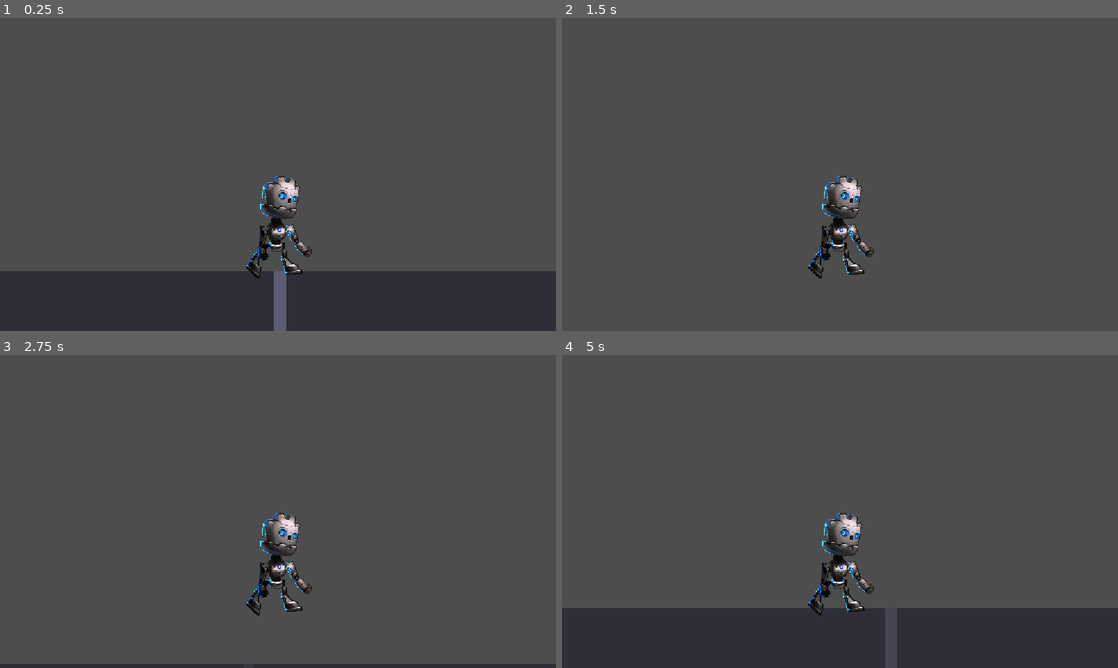
Above: before the commit, frames 1-4 (two rows, left to right).
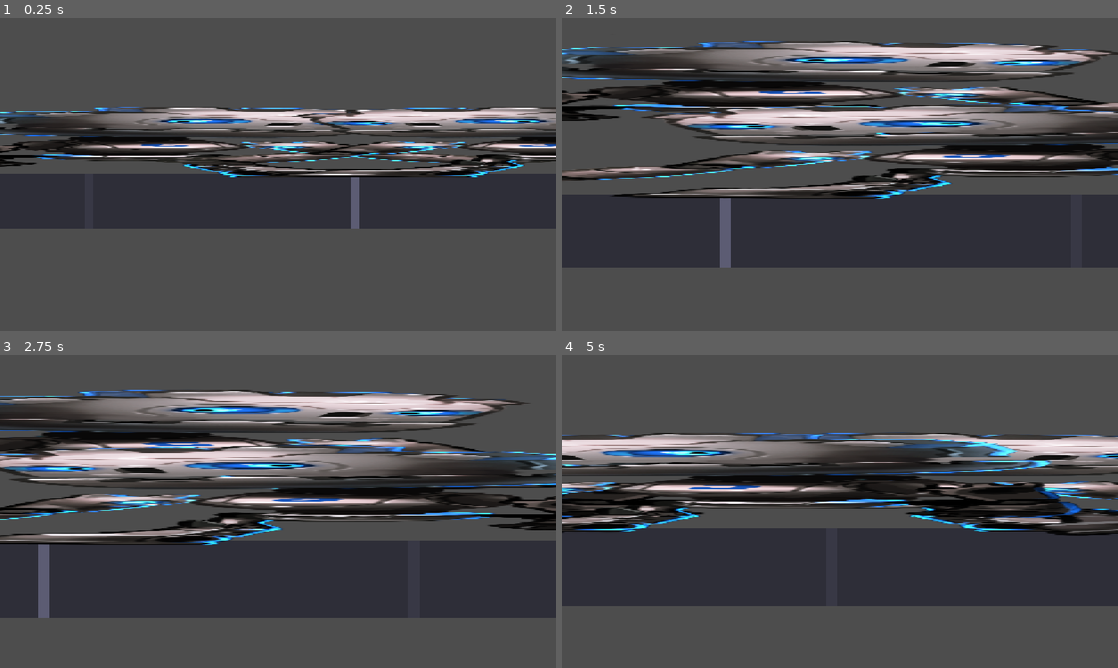
Above: after the commit, the same moments.

Repository: sausalito-labs/one-arcade
Game: Godot game, scene res://scenes/main_arena_2d.tscn
The game is run twice, just before and just after one commit, with the same random seed, the same clock (stepped at 60 frames per second) and the same inputs.
Inputs:
- Up to frame 1 (0.25 s): no input
- Up to frame 2 (1.5 s): hold D (move_right) from 0.53 s (still down); tap J (jab) at 0.6 s; tap Space (jump) at 0.77, 0.8, 1.07, 1.35 s
- Up to frame 3 (2.75 s): tap Space (jump) at 1.52, 1.82, 2.3 s; tap J (jab) at 1.55, 2.1 s; release D (move_right) at 2.03 s; hold A (move_left) from 2.03 s (still down)
- Up to frame 4 (5 s): release A (move_left) at 2.78 s; hold D (move_right) 2.78-4.28 s; tap Shift (walk) at 2.85 s; tap Space (jump) at 3.02, 3.32, 3.77, 3.8, 4.07, 4.35, 4.52, 4.82 s; tap J (jab) at 3.05, 3.6, 4.55 s; hold A (move_left) from 4.28 s (still down)

The runs differ from the first frame. In frame 1, 51% of the frame differs, in the area x 0-100%, y 28-100%; in frame 2, 51%; in frame 3, 55%; in frame 4, 65%, in the area x 0-100%, y 24-100%.

Commit message:
feat: set the stage with a second fighter and a framing camera
- Add reusable fighter controllable/facing flags to player.gd; a disabled
  fighter (P2) stands idle and can be driven later by player 2 or AI.
- P2 instanced in the arena at (+150,500) facing left; P1 faces right.
- New fight_camera.gd centered between both fighters with auto-zoom so both
  stay framed, clamped to ring bounds.
- Add ring walls (left/right) so fighters can't leave the stage.
- Remove the per-fighter Camera2D and the old test_robot_camera script; the
  arena now owns a single framing camera.

Diff:
--- a/player_robot/player.gd
+++ b/player_robot/player.gd
@@ -18,11 +18,19 @@
 ## Maximum speed at which the player can fall.
 const TERMINAL_VELOCITY = 400
 
+## Whether this fighter reads player input. Disabled fighters (e.g. P2 as a
+## placeholder/AI) just stand still.
+@export var controllable := true
+## -1 faces left (mirrored sprite), 1 faces right. The animation data is authored
+## for a right-facing rig; mirroring the Sprite2D flips it cleanly.
+@export var facing := 1
+
 var falling_slow: bool = false
 var falling_fast: bool = false
 var no_move_horizontal_time := 0.0
 
 func _ready() -> void:
+	$Sprite2D.scale.x = facing
 	# Work around Godot 4.3 bug #96553: the default (empty name) animation
 	# library can fail to load due to a String/StringName hash mismatch.
 	# Load the library with an explicit name so it survives export.
@@ -33,17 +41,20 @@
 
 func _physics_process(delta: float) -> void:
 	var is_jumping: bool = false
-	if Input.is_action_just_pressed(&"jump"):
-		is_jumping = try_jump()
-	elif Input.is_action_just_released(&"jump") and velocity.y < 0.0:
-		# The player let go of jump early, reduce vertical momentum.
-		velocity.y *= 0.6
-	if Input.is_action_just_pressed(&"jab"):
-		$AnimationTree["parameters/jab/request"] = AnimationNodeOneShot.ONE_SHOT_REQUEST_FIRE
+	if controllable:
+		if Input.is_action_just_pressed(&"jump"):
+			is_jumping = try_jump()
+		elif Input.is_action_just_released(&"jump") and velocity.y < 0.0:
+			# The player let go of jump early, reduce vertical momentum.
+			velocity.y *= 0.6
+		if Input.is_action_just_pressed(&"jab"):
+			$AnimationTree["parameters/jab/request"] = AnimationNodeOneShot.ONE_SHOT_REQUEST_FIRE
 	# Fall.
 	velocity.y = minf(TERMINAL_VELOCITY, velocity.y + get_gravity().y * delta)
 
-	var direction := Input.get_axis(&"move_left", &"move_right") * WALK_SPEED
+	var direction := 0.0
+	if controllable:
+		direction = Input.get_axis(&"move_left", &"move_right") * WALK_SPEED
 	velocity.x = move_toward(velocity.x, direction, ACCELERATION_SPEED * delta)
 
 	if no_move_horizontal_time > 0.0:
--- a/player_robot/player.tscn
+++ b/player_robot/player.tscn
@@ -354,12 +354,3 @@
 [node name="CollisionShape2D" type="CollisionShape2D" parent="." unique_id=421938338]
 position = Vector2(0.776211, -16.4722)
 shape = SubResource("24")
-
-[node name="Camera2D" type="Camera2D" parent="." unique_id=1733242303]
-position = Vector2(0, -32)
-zoom = Vector2(4, 4)
-process_callback = 0
-limit_left = -600
-limit_top = -598
-limit_right = 596
-limit_bottom = 423
--- a/scenes/main_arena_2d.tscn
+++ b/scenes/main_arena_2d.tscn
@@ -1,10 +1,13 @@
-[gd_scene load_steps=4 format=3 uid="uid://bojsw5qbn3xfr"]
+[gd_scene load_steps=7 format=3 uid="uid://bojsw5qbn3xfr"]
 
 [ext_resource type="PackedScene" uid="uid://c8av6e2xj4of2" path="res://player_robot/player.tscn" id="1_u3vbg"]
-[ext_resource type="Script" path="res://src/test_robot_camera.gd" id="2_1q2w3"]
+[ext_resource type="Script" path="res://src/fight_camera.gd" id="2_fight"]
 
 [sub_resource type="RectangleShape2D" id="RectangleShape2D_pwk2c"]
 size = Vector2(4000, 40)
+
+[sub_resource type="RectangleShape2D" id="RectangleShape2D_wall"]
+size = Vector2(24, 240)
 
 [node name="TestRobot" type="Node2D"]
 
@@ -23,6 +26,36 @@
 offset_bottom = 540.0
 color = Color(0.18, 0.18, 0.22, 1)
 
+[node name="WallLeft" type="StaticBody2D" parent="."]
+collision_layer = 4
+position = Vector2(-600, 500)
+
+[node name="CollisionShape2D" type="CollisionShape2D" parent="WallLeft"]
+position = Vector2(0, -100)
+shape = SubResource("RectangleShape2D_wall")
+
+[node name="WallRight" type="StaticBody2D" parent="."]
+collision_layer = 4
+position = Vector2(600, 500)
+
+[node name="CollisionShape2D" type="CollisionShape2D" parent="WallRight"]
+position = Vector2(0, -100)
+shape = SubResource("RectangleShape2D_wall")
+
+[node name="WallVisualLeft" type="ColorRect" parent="."]
+offset_left = -606.0
+offset_top = 360.0
+offset_right = -594.0
+offset_bottom = 540.0
+color = Color(0.3, 0.3, 0.4, 1)
+
+[node name="WallVisualRight" type="ColorRect" parent="."]
+offset_left = 594.0
+offset_top = 360.0
+offset_right = 606.0
+offset_bottom = 540.0
+color = Color(0.3, 0.3, 0.4, 1)
+
 [node name="FloorMarkers" type="Node2D" parent="."]
 
 [node name="M2304" type="ColorRect" parent="FloorMarkers"]
@@ -201,11 +234,23 @@
 color = Color(0.27, 0.27, 0.33, 1)
 
 [node name="Camera2D" type="Camera2D" parent="."]
-position = Vector2(0, 450)
-zoom = Vector2(4, 4)
-script = ExtResource("2_1q2w3")
-target_path = NodePath("../SkeletalPlayer")
-follow_offset = Vector2(0, -50)
-
-[node name="SkeletalPlayer" parent="." instance=ExtResource("1_u3vbg")]
-position = Vector2(0, 500)
+zoom = Vector2(3, 3)
+script = ExtResource("2_fight")
+fighter_a_path = NodePath("../P1")
+fighter_b_path = NodePath("../P2")
+frame_margin = 60.0
+min_zoom = 1.5
+max_zoom = 4.0
+follow_speed = 4.0
+clamp_left = -600.0
+clamp_right = 600.0
+clamp_top = 150.0
+clamp_bottom = 700.0
+
+[node name="P1" parent="." instance=ExtResource("1_u3vbg")]
+position = Vector2(-150, 500)
+
+[node name="P2" parent="." instance=ExtResource("1_u3vbg")]
+position = Vector2(150, 500)
+controllable = false
+facing = -1
--- /dev/null
+++ b/src/fight_camera.gd
@@ -0,0 +1,50 @@
+extends Camera2D
+
+## The camera that frames the ring: centers on the midpoint between the two
+## fighters and continuously adjusts zoom so both stay in frame as they move.
+
+@export var fighter_a_path: NodePath
+@export var fighter_b_path: NodePath
+## World-space (unscaled) padding kept between a fighter and the screen edge.
+@export var frame_margin: float = 60.0
+@export var min_zoom: float = 1.5
+@export var max_zoom: float = 4.0
+@export var follow_speed: float = 4.0
+## Hard clamping box (matches the ring bounds) so the camera never shows
+## outside the ring.
+@export var clamp_left: float = -650.0
+@export var clamp_right: float = 650.0
+@export var clamp_top: float = 150.0
+@export var clamp_bottom: float = 700.0
+
+var fighter_a: Node2D
+var fighter_b: Node2D
+
+func _ready() -> void:
+	fighter_a = get_node_or_null(fighter_a_path)
+	fighter_b = get_node_or_null(fighter_b_path)
+	if fighter_a:
+		global_position = fighter_a.global_position
+
+func _process(delta: float) -> void:
+	if not fighter_a or not fighter_b:
+		return
+
+	var a := fighter_a.global_position
+	var b := fighter_b.global_position
+	var midpoint := (a + b) * 0.5
+
+	# Zoom to frame both fighters. The viewport shows screen_size / zoom world
+	# units, so solve zoom = screen_width / (distance + margins).
+	var screen := get_viewport_rect().size.x
+	var span := absf(a.x - b.x) + frame_margin * 2.0
+	var target_zoom: float = clampf(screen / span, min_zoom, max_zoom)
+	zoom = zoom.lerp(Vector2.ONE * target_zoom, 1.0 - exp(-follow_speed * delta))
+
+	global_position = global_position.lerp(midpoint, 1.0 - exp(-follow_speed * delta))
+
+	# Keep the visible area inside the ring.
+	var half_w := (get_viewport_rect().size.x / 2.0) / zoom.x
+	var half_h := (get_viewport_rect().size.y / 2.0) / zoom.y
+	global_position.x = clampf(global_position.x, clamp_left + half_w, clamp_right - half_w)
+	global_position.y = clampf(global_position.y, clamp_top + half_h, clamp_bottom - half_h)
--- a/src/test_robot_camera.gd
+++ /dev/null
@@ -1,23 +0,0 @@
-extends Camera2D
-
-@export var target_path: NodePath = ^"../SkeletalPlayer/CameraTarget"
-@export var follow_offset: Vector2 = Vector2(0, 0)
-@export var zoom_speed: float = 3.0
-@export var min_zoom: float = 0.5
-@export var max_zoom: float = 8.0
-
-@onready var target: Node2D = get_node_or_null(target_path)
-
-func _ready() -> void:
-	if target:
-		global_position = target.global_position + follow_offset
-
-func _process(delta: float) -> void:
-	if Input.is_key_pressed(KEY_EQUAL) or Input.is_key_pressed(KEY_KP_ADD): # '+' key
-		zoom += Vector2.ONE * zoom_speed * delta
-	elif Input.is_key_pressed(KEY_MINUS) or Input.is_key_pressed(KEY_KP_SUBTRACT): # '-' key
-		zoom -= Vector2.ONE * zoom_speed * delta
-	zoom = zoom.clamp(Vector2(min_zoom, min_zoom), Vector2(max_zoom, max_zoom))
-
-	if target:
-		global_position = target.global_position + follow_offset
